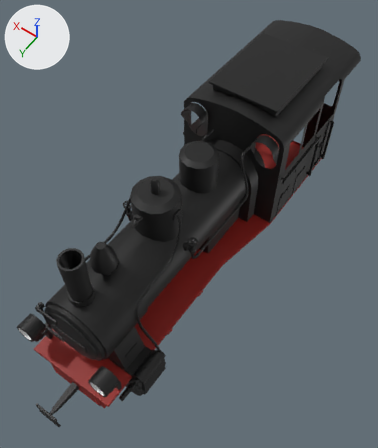
An edit to the glTF model assets/meshes/vehicles/rail/mpsb_12/orig/mpsb_12.gltf, drawn before and after from the same camera.
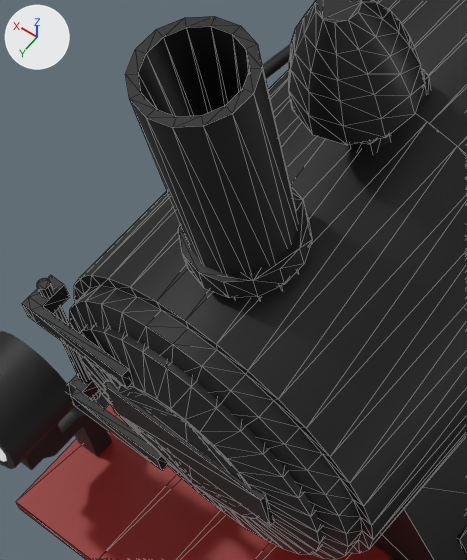
The first picture shows the older version from a camera (50 mm lens) standing at (-2.95, 4.74, 7.68) and looking at (-0.04, 0.67, 1.27). The close-ups show the older and then the newer version on the part from 8% to 34% of the width and 55% to 81% of the height of that picture. Only the edits that show in the close-ups are written down. Every picture has the same lights, and +X, +Y and +Z are marked at upper left. The close-ups show mesh edges as thin lines. Where no turn or scale is listed for an object, it has been applied to the vertices. Vertices at exactly the same position are counted once.

Names of what the first close-up shows: 'Bottom', 'Deco', 'SteamChamber'.
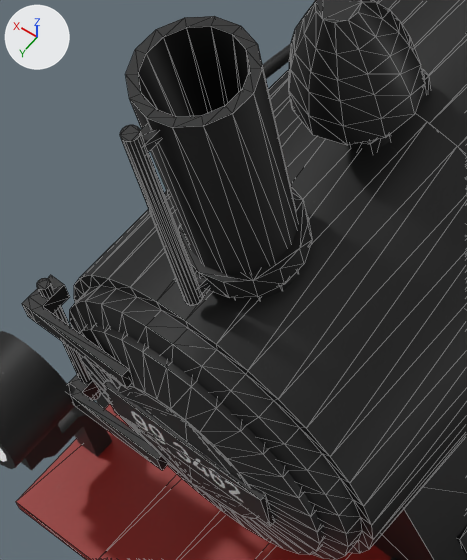
What differs and where, as boxes [x1, y1, x2, y2] in the close-ups (467 x 560 px):
part 1 of me_cylinder_007, added (mostly hidden)
    after: [195, 273, 209, 294]
part 2 of me_cylinder_007, added
    after: [140, 124, 161, 152]
part 3 of me_cylinder_007, added
    after: [120, 125, 203, 306]
part 4 of me_cylinder_007, recoloured
    both: [128, 408, 246, 505]

Diff of the bpy script that builds the scene:
```diff
--- a/assets/meshes/vehicles/rail/mpsb_12/orig/mpsb_12.gltf.py
+++ b/assets/meshes/vehicles/rail/mpsb_12/orig/mpsb_12.gltf.py
@@ img_mat_metal_black_deco @@
+img_mat_metal_black_deco = load_image('mat_metal_black_deco', '../mat/tex/mat_metal_black_deco.jpg', 1024, 1024, 'sRGB')
@@ mat_mat_black_metal_deco @@
+mat_mat_black_metal_deco = principled_material('mat_black_metal_deco')
+mat_mat_black_metal_deco.texture = img_mat_metal_black_deco
@@ me_cylinder_007 @@
 # used by ob_steamchamber; location = (-0.003, -2.046, -0.359)
-me_cylinder_007.from_pydata(...)  # 910 vertices, 1738 faces; spans x -0.6..0.6, y 1.34..5.28, z 1.05..3.25
+me_cylinder_007.from_pydata(...)  # 958 vertices, 1822 faces; spans x -0.6..0.6, y 1.34..5.28, z 1.05..3.25
+# me_cylinder_007 part 1: a new loose piece, a box spanning x -0.016..0.019, y 5.032..5.097, z 2.505..2.54, in mat_mat_black_metal (picture img_mat_metal_black)
+# me_cylinder_007 part 2: a new loose piece, a box spanning x -0.016..0.019, y 5.04..5.105, z 3.167..3.202, in mat_mat_black_metal (picture img_mat_metal_black)
+# me_cylinder_007 part 3: a new loose piece of 32 vertices spanning x -0.02..0.02, y 5.08..5.13, z 2.49..3.25, in mat_mat_black_metal (picture img_mat_metal_black)
+# me_cylinder_007 part 4: 2 faces spanning x -0.28..0.28, y 5.28, z 1.83..1.99 switch from mat_mat_black_metal (picture img_mat_metal_black) to mat_mat_black_metal_deco (picture img_mat_metal_black_deco)
```
